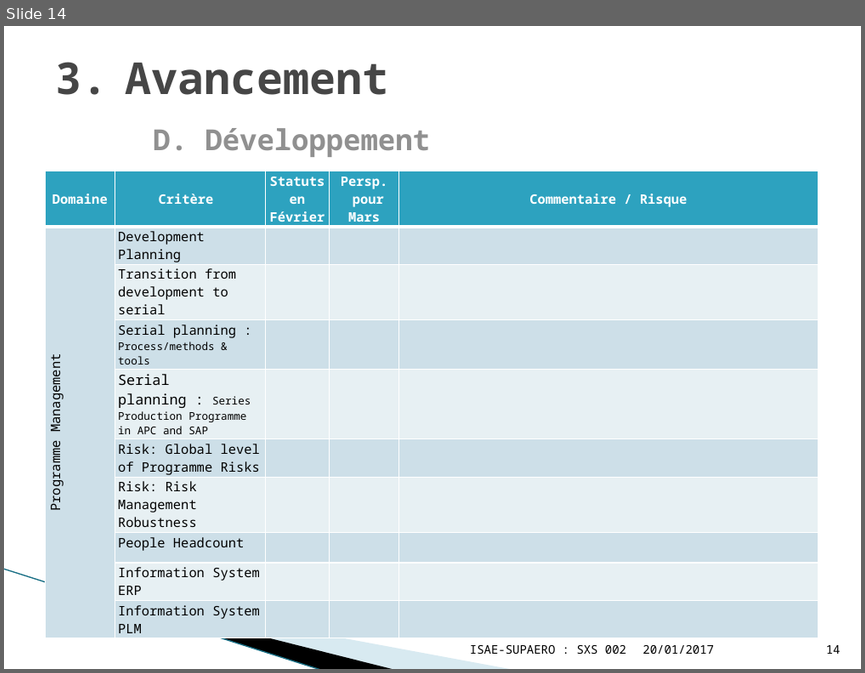
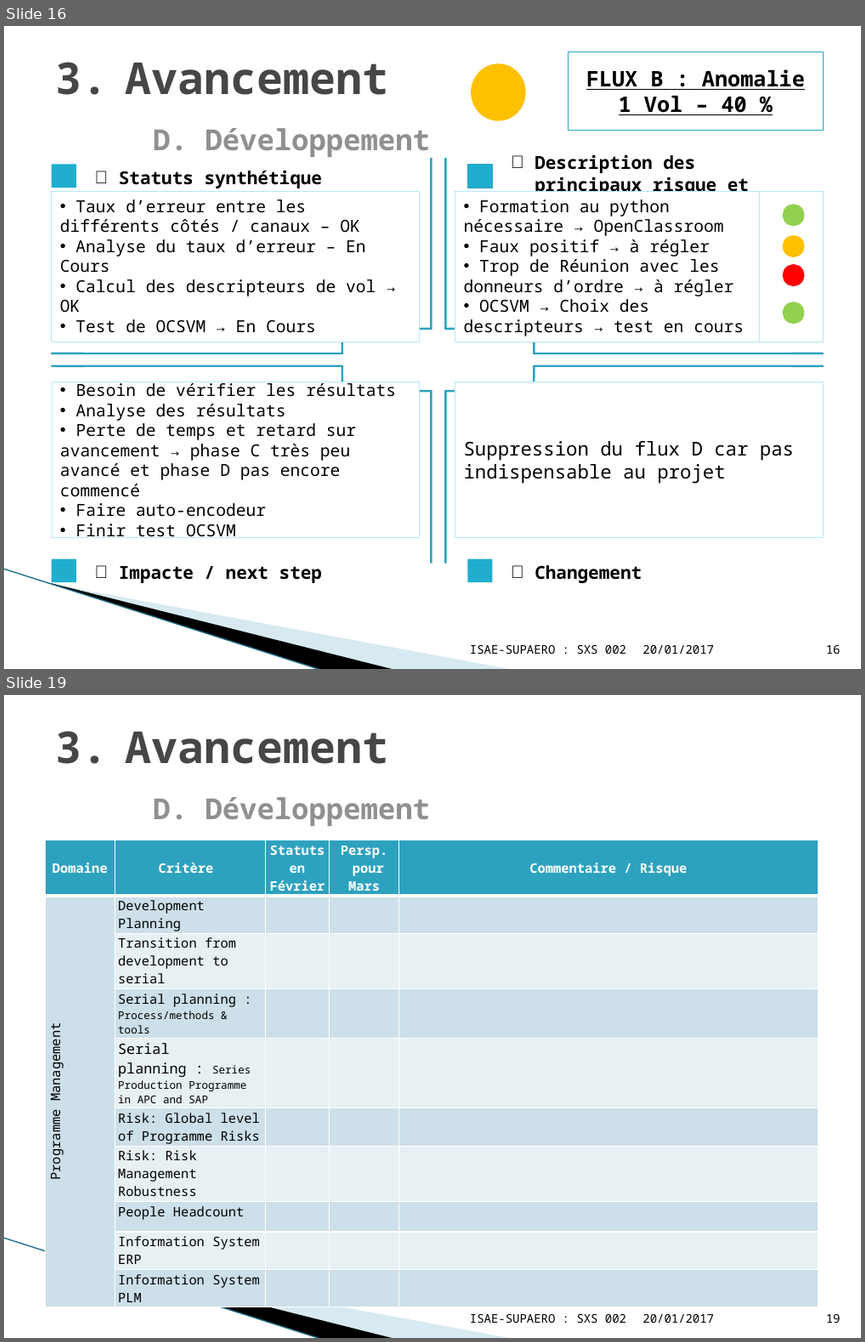
Before and after one commit to YuanxiangFranck/PIE_ISAE_Essais_Vol, a slide deck: gestion_projet/Project_Review03022017.pptx. Shown one above the other, each under a label of ours: slide 14 before the commit, slides 16 and 19 after it; the slides between them are not shown. The pictures are 865x673 and 865x1342 pixels, drawn with LibreOffice and Linux fonts; fonts in the diff are those of the drawing; background and template pictures are left out. Boxes give left, top, right and bottom in pixels: in the first picture for what was removed or moved away, otherwise in the second. Text is boxed around its words. In the diff, an @@ line names an element or a change of style, - is before the commit and + after.

Commit message:
MAJ de la revue de projet

```diff
--- a/gestion_projet/Project_Review03022017.pptx
+++ b/gestion_projet/Project_Review03022017.pptx
@@ slide 16 added at (4, 26, 861, 669), background #FFFFFF; not listed: 3 template elements that a slide beside it also shows @@
@@ title added at (125, 63, 431, 157), 24.3 pt, text #909090, bold @@
+3. Avancement
+   D. Développement
@@ ellipse added at (473, 66, 523, 119), fill #FFC000, outline #FFC000 4.33 pt @@
@@ rectangle added at (568, 52, 823, 131), fill #FFFFFF, outline #2DA2BF 0.75 pt, 18 pt, text #000000, bold, underline @@
+FLUX B : Anomalie 1 Vol – 40 %
@@ group added at (51, 154, 823, 583): 4 rectangles, 4 texts, 4 freeform shapes @@
+1
+Statuts synthétique
+2
+Description des principaux risque et problème
+4
+Impacte / next step
+3
+Changement
@@ rectangle added at (51, 192, 419, 341), fill #FFFFFF, outline #B5E9F4 0.75 pt, 14 pt, text #000000 @@
+• Taux d’erreur entre les différents côtés / canaux – OK
+• Analyse du taux d’erreur – En Cours
+• Calcul des descripteurs de vol → OK
+• Test de OCSVM → En Cours
@@ rectangle added at (454, 192, 759, 341), fill #FFFFFF, outline #B5E9F4 0.75 pt, 14 pt, text #000000 @@
+• Formation au python nécessaire → OpenClassroom
+• Faux positif → à régler
+• Trop de Réunion avec les donneurs d’ordre → à régler
+• OCSVM → Choix des descripteurs → test en cours
@@ rectangle added at (760, 192, 823, 341), fill #FFFFFF, outline #B5E9F4 0.75 pt @@
@@ text added at (55, 212, 222, 263), 18 pt, text #000000 @@
+Séparateur de phase
@@ ellipse added at (784, 207, 801, 224), fill #92D050, outline #92D050 4.33 pt @@
@@ ellipse added at (784, 238, 801, 255), fill #FFC000, outline #FFC000 4.33 pt @@
@@ ellipse added at (784, 267, 801, 284), fill #FF0000, outline #FF0000 4.33 pt @@
@@ ellipse added at (784, 305, 801, 322), fill #92D050, outline #92D050 4.33 pt @@
@@ rectangle added at (52, 381, 420, 538), fill #FFFFFF, outline #B5E9F4 0.75 pt, 14 pt, text #000000 @@
+• Besoin de vérifier les résultats
+• Analyse des résultats
+• Perte de temps et retard sur avancement → phase C très peu avancé et phase D pas encore commencé
+• Faire auto-encodeur
+• Finir test OCSVM
@@ rectangle added at (454, 381, 823, 538), fill #FFFFFF, outline #B5E9F4 0.75 pt, 16 pt, text #000000 @@
+Suppression du flux D car pas indispensable au projet
@@ text added at (470, 645, 626, 653), 10 pt, text #000000 @@
+ISAE-SUPAERO : SXS 002
@@ text added at (642, 645, 714, 653), 10 pt, text #000000 @@
+20/01/2017
@@ page number added at (826, 645, 840, 653), 10 pt, text #000000 @@
+16
@@ what was slide 14 is now slide 19 @@
@@ page number at (826, 1314, 840, 1322): text changed @@
-14
+19
```
Also in this commit, not shown: 5 slides changed, 4 other slides added.
